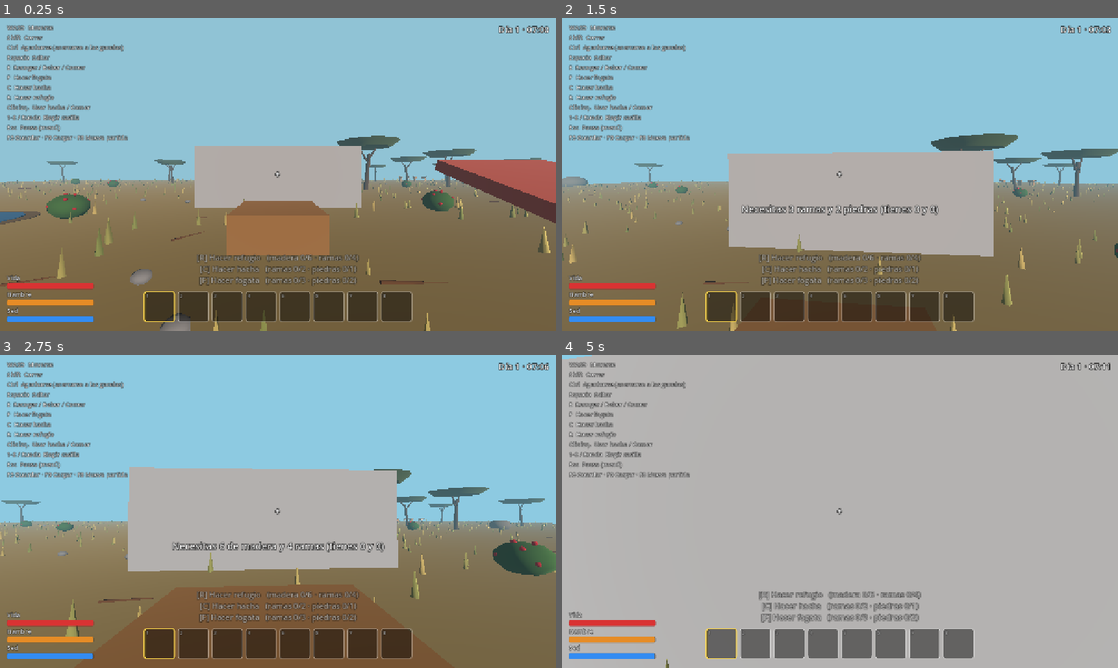
Above: before the commit, frames 1-4 (two rows, left to right).
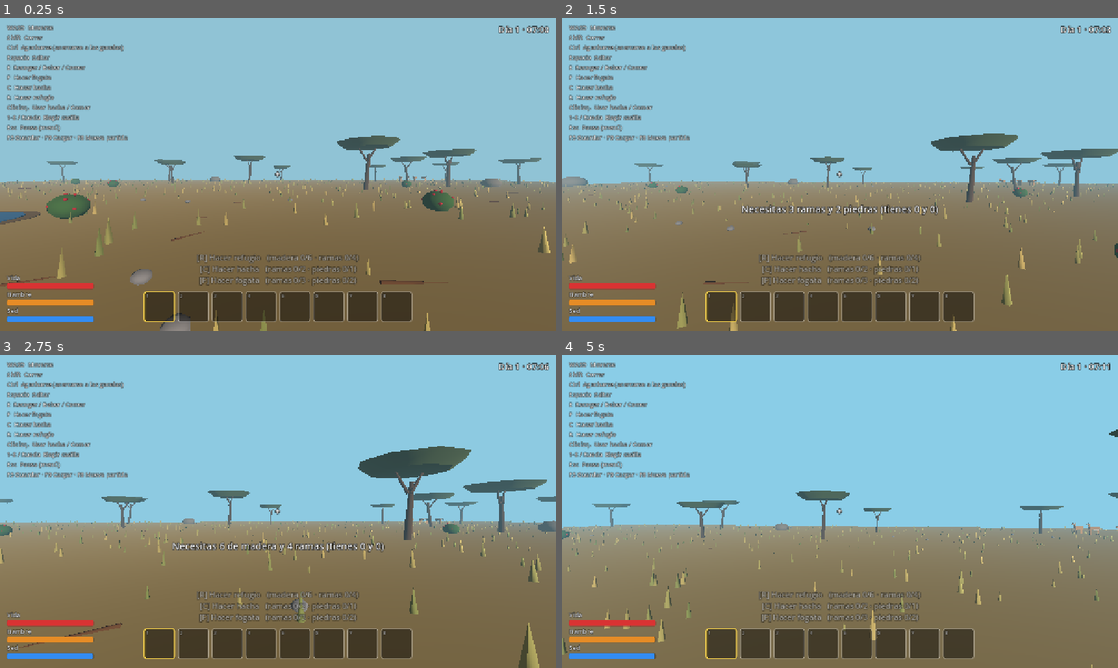
Above: after the commit, the same moments.

Repository: cgalvezd92/VideoJuego
Game: Godot game, scene res://Levels/main.tscn
The game is run twice, just before and just after one commit, with the same random seed, the same clock (stepped at 60 frames per second) and the same inputs.
Inputs (mouse positions are in pixels of both pictures, inside the frame that each line leads up to):
- Up to frame 1 (0.25 s): no input
- Up to frame 2 (1.5 s): tap Enter at 0.5 s; move the mouse to (867, 174) at 0.52 s; press the mouse at (867, 174) at 0.53 s; hold W (move_forward) from 0.53 s (still down); tap Space (jump) at 0.77 s; move the mouse to (812, 174) at 1.27 s; release the mouse at (812, 174) at 1.28 s; tap F (build_fire) at 1.35 s
- Up to frame 3 (2.75 s): keep holding W (move_forward); tap Space (jump) at 1.52 s; move the mouse to (289, 505) at 2.02 s; hold R (build_shelter) from 2.03 s (still down)
- Up to frame 4 (5 s): keep holding W (move_forward); move the mouse to (834, 517) at 2.77 s; release R (build_shelter) at 2.78 s; tap C (craft_axe) at 2.85 s; tap Space (jump) at 3.02, 3.77, 4.52 s; move the mouse to (878, 514) at 3.52 s; hold Ctrl (crouch) 3.53-4.28 s; move the mouse to (795, 508) at 4.27 s; tap E (interact) at 4.35 s

The runs differ from the first frame. In frame 1, 11% of the frame differs, in the area x 35-100%, y 40-76%; in frame 2, 15%; in frame 3, 21%; in frame 4, 97%, in the area x 0-100%, y 0-100%.

Commit message:
Etapa 14: quitar los objetos de prueba del centro
- main.tscn: se quitan Crate, Wall y Ramp (con sus hijos) y los 9
  recursos (mallas, formas y materiales) que solo usaban ellos.
- CLAUDE.md: etapa 13 lista, etapa 14 en pruebas.

Co-Authored-By: Claude Opus 5.5 <noreply@anthropic.com>
Claude-Session: https://claude.ai/code/session_015eDmJJqEXKPdpgqKicuVm4

Diff:
--- a/Levels/main.tscn
+++ b/Levels/main.tscn
@@ -31,33 +31,6 @@
 [sub_resource type="BoxShape3D" id="BoxShape3D_a7hjv"]
 size = Vector3(120, 1, 120)
 
-[sub_resource type="StandardMaterial3D" id="StandardMaterial3D_8c2un"]
-albedo_color = Color(0.627451, 0.44313726, 0.23921569, 1)
-
-[sub_resource type="BoxMesh" id="BoxMesh_a7hjv"]
-size = Vector3(2, 0.8, 2)
-
-[sub_resource type="BoxShape3D" id="BoxShape3D_827rv"]
-size = Vector3(2, 0.8, 2)
-
-[sub_resource type="StandardMaterial3D" id="StandardMaterial3D_wogw5"]
-albedo_color = Color(0.70980394, 0.70980394, 0.70980394, 1)
-
-[sub_resource type="BoxMesh" id="BoxMesh_827rv"]
-size = Vector3(8, 3, 0.5)
-
-[sub_resource type="BoxShape3D" id="BoxShape3D_8c2un"]
-size = Vector3(8, 3, 0.5)
-
-[sub_resource type="StandardMaterial3D" id="StandardMaterial3D_q5hnk"]
-albedo_color = Color(0.7607843, 0.35686275, 0.30588236, 1)
-
-[sub_resource type="BoxMesh" id="BoxMesh_8c2un"]
-size = Vector3(3, 0.3, 6)
-
-[sub_resource type="BoxShape3D" id="BoxShape3D_wogw5"]
-size = Vector3(3, 0.3, 6)
-
 [sub_resource type="BoxShape3D" id="BoxShape3D_boundx"]
 size = Vector3(120, 10, 1)
 
@@ -84,36 +57,6 @@
 [node name="CollisionShape3D" type="CollisionShape3D" parent="Floor" unique_id=970873571]
 shape = SubResource("BoxShape3D_a7hjv")
 
-[node name="Crate" type="StaticBody3D" parent="." unique_id=767773789]
-transform = Transform3D(1, 0, 0, 0, 1, 0, 0, 0, 1, 0, 0.4, -5)
-
-[node name="MeshInstance3D" type="MeshInstance3D" parent="Crate" unique_id=171530228]
-material_override = SubResource("StandardMaterial3D_8c2un")
-mesh = SubResource("BoxMesh_a7hjv")
-
-[node name="CollisionShape3D" type="CollisionShape3D" parent="Crate" unique_id=1757821320]
-shape = SubResource("BoxShape3D_827rv")
-
-[node name="Wall" type="StaticBody3D" parent="." unique_id=1131903651]
-transform = Transform3D(1, 0, 0, 0, 1, 0, 0, 0, 1, 0, 1.5, -10)
-
-[node name="MeshInstance3D" type="MeshInstance3D" parent="Wall" unique_id=1853421376]
-material_override = SubResource("StandardMaterial3D_wogw5")
-mesh = SubResource("BoxMesh_827rv")
-
-[node name="CollisionShape3D" type="CollisionShape3D" parent="Wall" unique_id=1799722190]
-shape = SubResource("BoxShape3D_8c2un")
-
-[node name="Ramp" type="StaticBody3D" parent="." unique_id=748894187]
-transform = Transform3D(1, 0, 0, 0, 0.9396926, -0.34202012, 0, 0.34202012, 0.9396926, 6, 0.85, -3)
-
-[node name="MeshInstance3D" type="MeshInstance3D" parent="Ramp" unique_id=2055914317]
-material_override = SubResource("StandardMaterial3D_q5hnk")
-mesh = SubResource("BoxMesh_8c2un")
-
-[node name="CollisionShape3D" type="CollisionShape3D" parent="Ramp" unique_id=870265848]
-shape = SubResource("BoxShape3D_wogw5")
-
 [node name="Objects" type="Node3D" parent="." unique_id=1176537585]
 
 [node name="Branch2" parent="Objects" unique_id=2101517281 instance=ExtResource("2_lwy2l")]
Not shown, changed: CLAUDE.md
